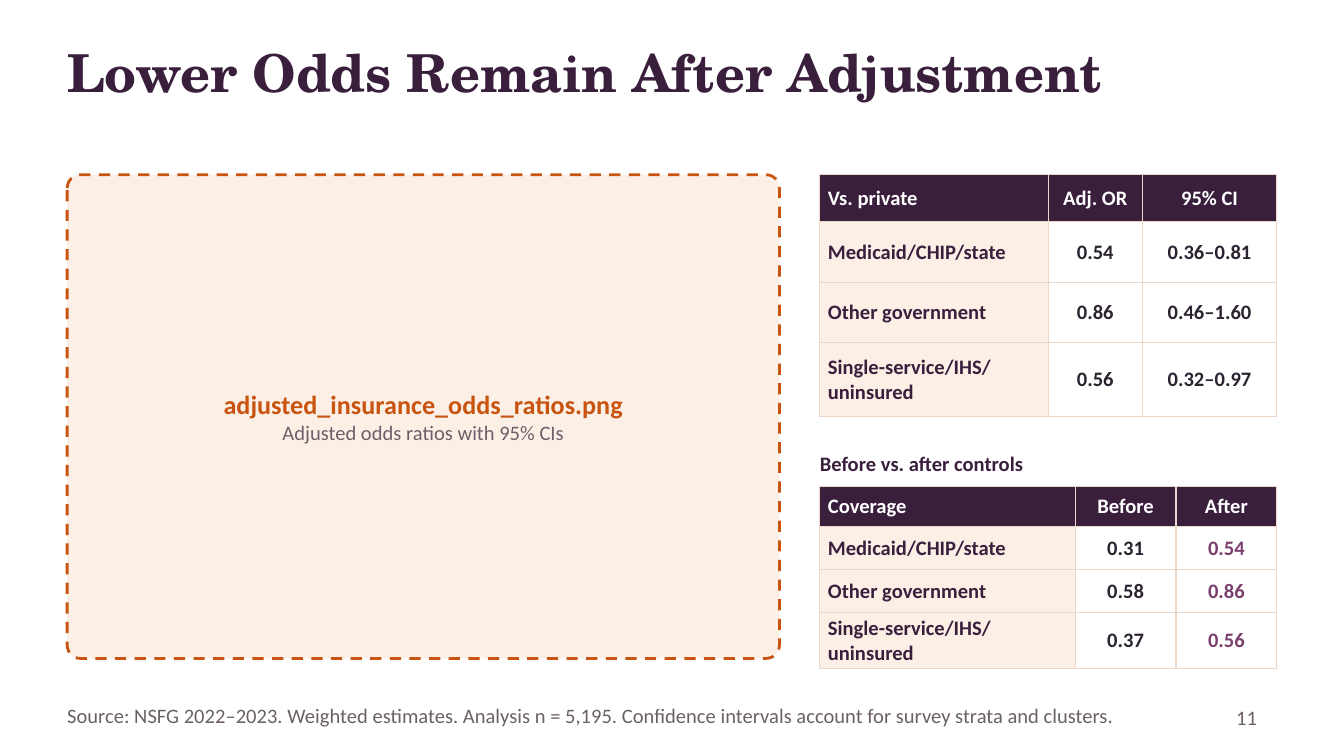
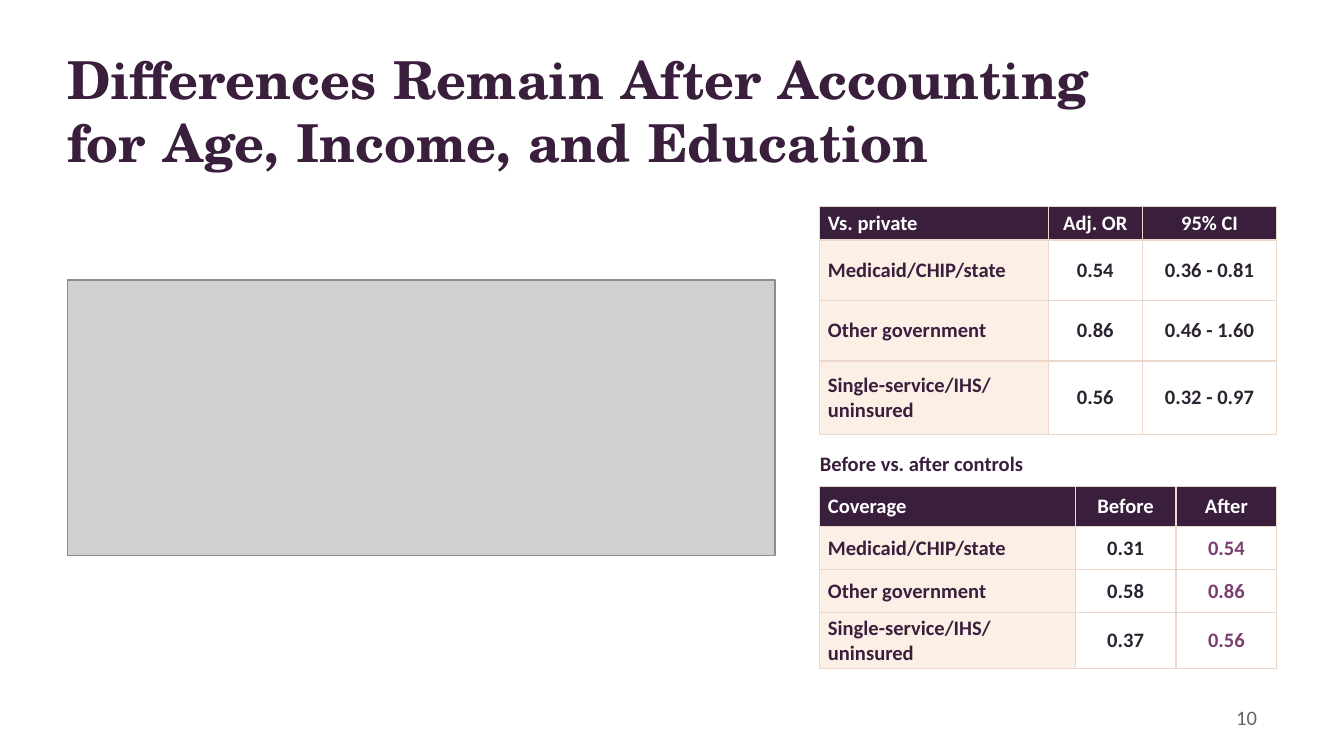
Before and after one commit to gracienl/reproductive-health-analysis, a slide deck: slide 10 of presentation/insurance fertility.pptx (slide 11 before the commit). Drawn at 1344x756 pixels with LibreOffice and Linux fonts; fonts in the diff are those of the drawing; grey boxes stand for pictures. Boxes give left, top, right and bottom in pixels: in the first picture for what was removed or moved away, otherwise in the second. Text is boxed around its words. In the diff, an @@ line names an element or a change of style, - is before the commit and + after.

```diff
--- a/presentation/insurance fertility.pptx
+++ b/presentation/insurance fertility.pptx
@@ title at box(67, 60, 1089, 173): text changed @@
-Lower Odds Remain After Adjustment
+Differences Remain After Accounting
+for Age, Income, and Education
@@ rounded rectangle removed at box(67, 175, 780, 659) @@
@@ table at box(820, 207, 1277, 434) @@
-row 2, column 3: 0.36–0.81
+row 2, column 3: 0.36 - 0.81
-row 3, column 3: 0.46–1.60
+row 3, column 3: 0.46 - 1.60
-row 4, column 3: 0.32–0.97
+row 4, column 3: 0.32 - 0.97
@@ table: place and size @@
-table at box(820, 175, 1277, 403)
+table at box(820, 207, 1277, 434)
@@ picture added at box(67, 280, 775, 555) @@
@@ text removed at box(224, 395, 623, 444) @@
-adjusted_insurance_odds_ratios.png
-Adjusted odds ratios with 95% CIs
@@ text removed at box(67, 709, 1113, 727) @@
-Source: NSFG 2022–2023. Weighted estimates. Analysis n = 5,195. Confidence intervals account for survey strata and clusters.
@@ page number at box(1236, 711, 1257, 725): text changed @@
-11
+10
```
Also in this commit, not shown: 9 other slides changed, 1 slide removed, 3 other files.
